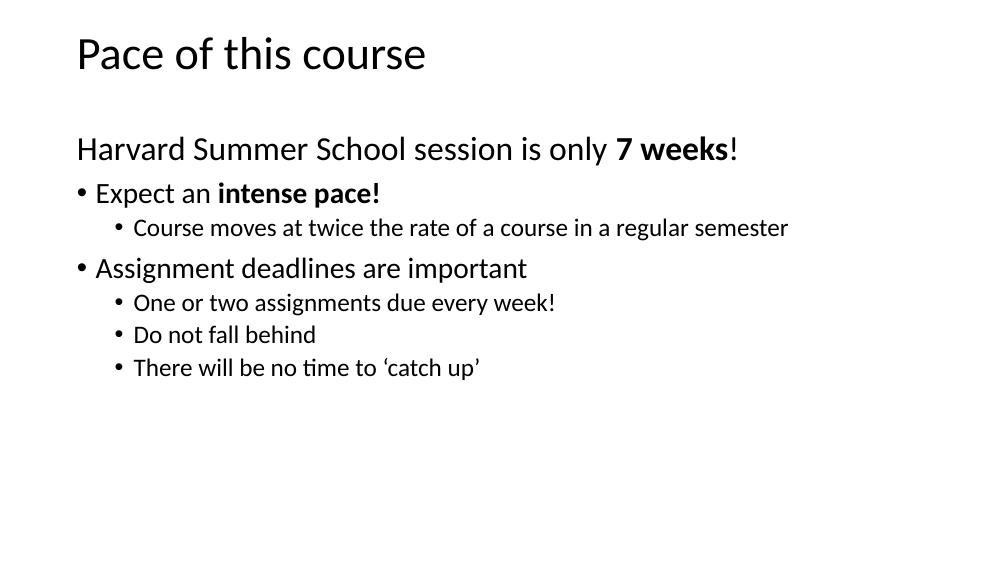
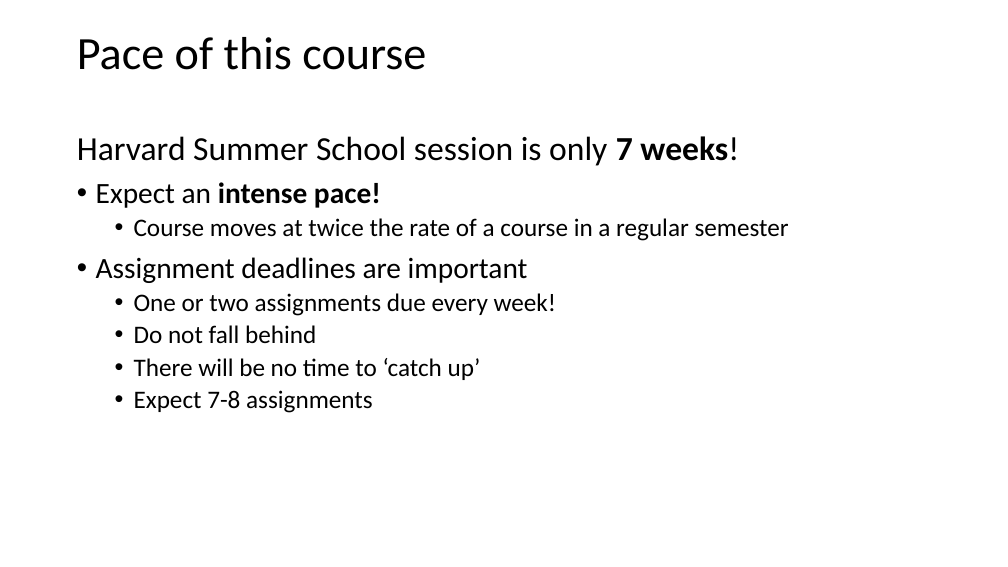
Before and after one commit to StephenElston/CSCI-E-108, a slide deck: slide 8 of slides/1_Introduction.pptx. Drawn at 1008x567 pixels with LibreOffice and Linux fonts; fonts in the diff are those of the drawing. Boxes give left, top, right and bottom in pixels: in the first picture for what was removed or moved away, otherwise in the second. Text is boxed around its words. In the diff, an @@ line names an element or a change of style, - is before the commit and + after.

```diff
--- a/slides/1_Introduction.pptx
+++ b/slides/1_Introduction.pptx
@@ text at [134,390,373,413]: paragraph added @@
+  • Expect 7-8 assignments
```
Also in this commit, not shown: 2 other slides changed, 1 slide added.
